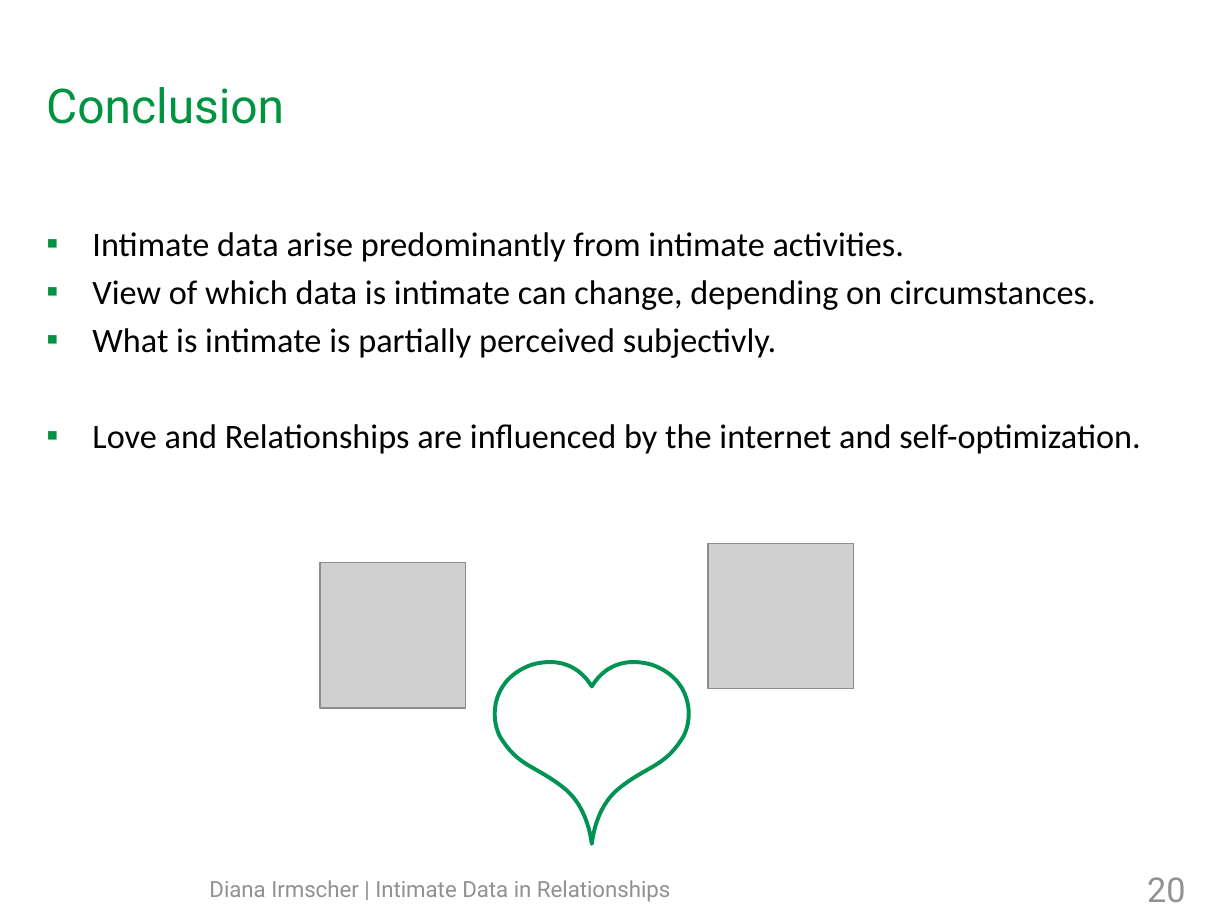
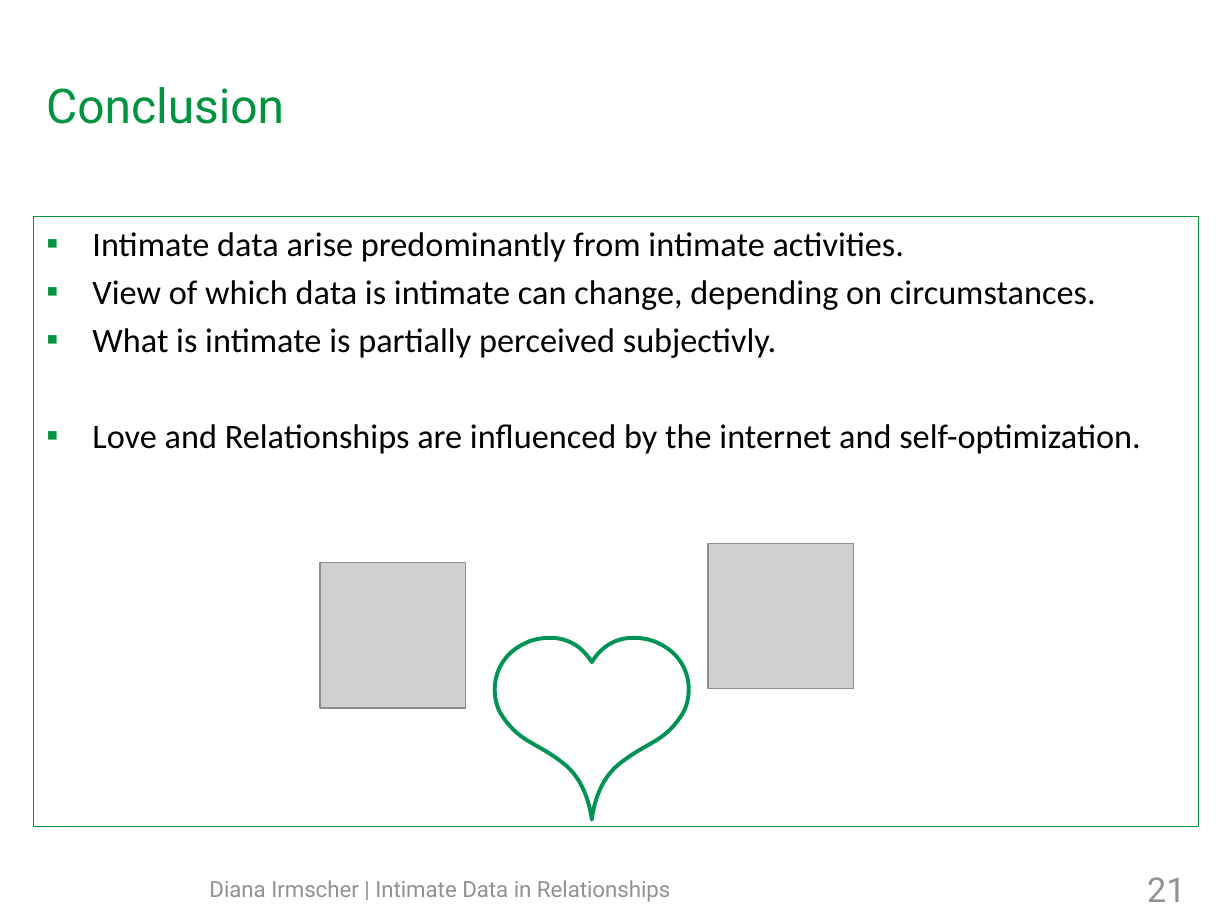
Before and after one commit to mieztatz/advanced_seminar_media_informatics, a slide deck: slide 21 of slides/final_presentation_irmscher_copy.odp (slide 20 before the commit). Drawn at 1232x924 pixels with LibreOffice and Linux fonts; fonts in the diff are those of the drawing; grey boxes stand for pictures; background and template pictures are left out. Boxes give left, top, right and bottom in pixels: in the first picture for what was removed or moved away, otherwise in the second. Text is boxed around its words. In the diff, an @@ line names an element or a change of style, - is before the commit and + after.

```diff
--- a/slides/final_presentation_irmscher_copy.odp
+++ b/slides/final_presentation_irmscher_copy.odp
@@ text "Intimate data arise predominantly from ...": place and size @@
-text "Intimate data arise predominantly from ..." at box(92, 232, 1140, 454)
+text "Intimate data arise predominantly from ..." at box(34, 216, 1199, 827)
@@ text "Intimate data arise predominantly from ..." at box(34, 216, 1199, 827): outline none to #009440 0 pt @@
@@ freeform shape: place and size @@
-freeform shape at box(495, 662, 689, 844)
+freeform shape at box(495, 638, 689, 821)
@@ page number at box(1147, 877, 1185, 902): text changed @@
-20
+21
```
Also in this commit, not shown: 12 other slides changed, 1 slide added, 5 other files.
